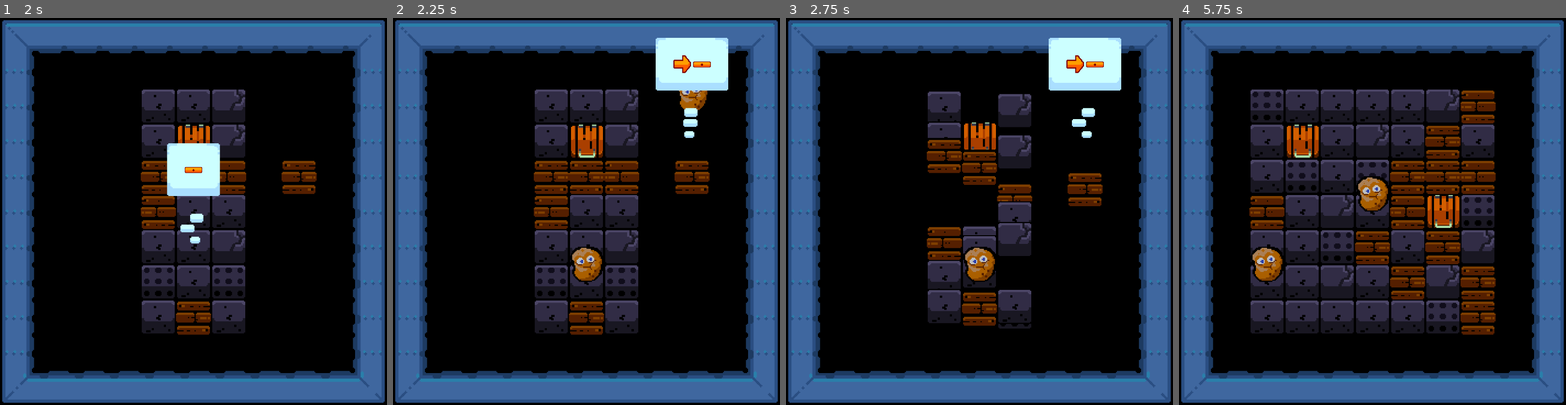
Above: before the commit, frames 1-4 (left to right).
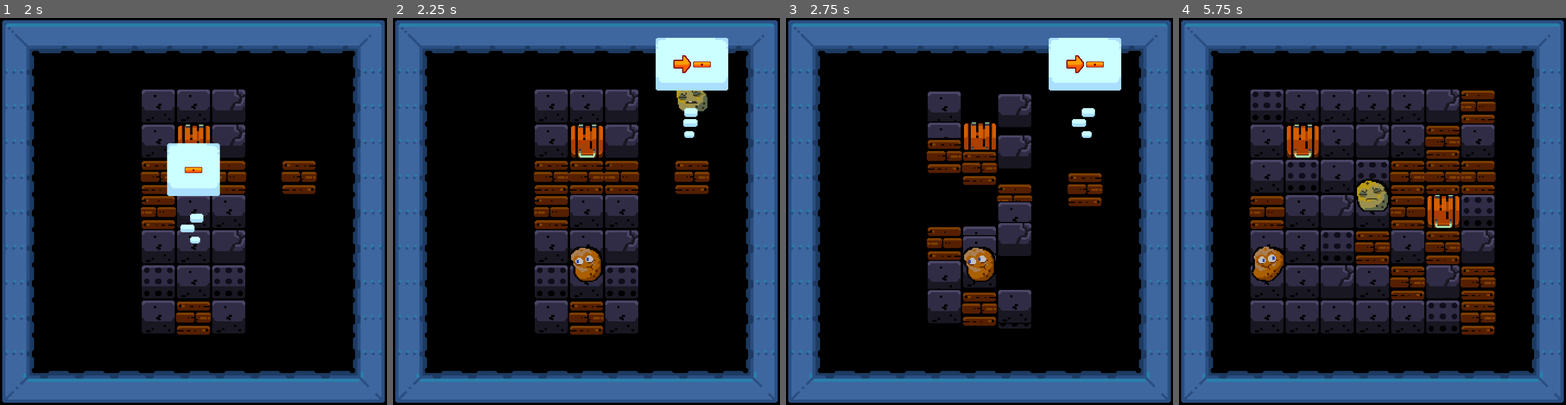
Above: after the commit, the same moments.

Repository: bitwise-aiden/gmtk-2025
Game: Godot game, scene res://scenes/level.tscn
Two runs of this game, one before a commit and one after it. Both use one fixed random seed, a clock stepped at 60 frames per second and the inputs below.
Inputs (mouse positions are in pixels of both pictures, inside the frame that each line leads up to):
- Up to frame 1 (2 s): tap Enter (ui_accept) at 0.5, 0.77, 1.52 s; move the mouse to (278, 192) at 0.52 s; hold Right (right) 0.53-1.28 s; tap Space (noop) at 0.6 s; move the mouse to (193, 265) at 1.27 s; hold Down (down) from 1.28 s (still down); tap Backspace (undo) at 1.35 s
- Up to frame 2 (2.25 s): move the mouse to (690, 157) at 2.02 s; release Down (down) at 2.03 s; hold Right (right) from 2.03 s (still down); tap Space (noop) at 2.1 s
- Up to frame 3 (2.75 s): keep holding Right (right)
- Up to frame 4 (5.75 s): move the mouse to (1353, 288) at 2.77 s; release Right (right) at 2.78 s; hold Up (up) 2.78-3.53 s; tap Backspace (undo) at 2.85, 4.35 s; tap Enter (ui_accept) at 3.02, 3.77, 4.52 s; move the mouse to (1302, 265) at 3.52 s; hold Left (left) 3.53-5.03 s; tap Space (noop) at 3.6, 5.1 s; move the mouse to (1372, 192) at 4.27 s; move the mouse to (1391, 211) at 5.02 s; hold Down (down) from 5.03 s (still down)

Frame 1 is identical in both runs. In frame 2, 0.6% of the frame differs, in the area x 45-82%, y 18-69%; in frame 3, 0.2%; in frame 4, 1.0%, in the area x 18-55%, y 40-69%.

Commit message:
Add animations

Diff:
--- a/scenes/character/character.gd
+++ b/scenes/character/character.gd
@@ -17,6 +17,10 @@
 	Vector2i.ZERO,
 ]
 
+# Private static
+
+static var id : int
+
 
 # Public variables
 
@@ -25,7 +29,7 @@
 
 # Private variables
 
-@onready var __sprite : Sprite2D = $sprite
+@onready var __sprite : AnimatedSprite2D = $animated_sprite
 
 @onready var __area : Area2D = $area
 var __mouse_over : bool
@@ -43,6 +47,10 @@
 	_ignore = __area.mouse_exited.connect(__mouse_interacted.bind(false))
 
 	__speech_bubble.update_moves(__moves)
+
+	var animations : Array[String] = ["a", "b"]
+	__sprite.play(animations[id % 2])
+	id += 1
 
 
 func _process(
--- a/scenes/character/character.tscn
+++ b/scenes/character/character.tscn
@@ -1,8 +1,233 @@
-[gd_scene load_steps=5 format=3 uid="uid://byx2xua8i7t5p"]
+[gd_scene load_steps=38 format=3 uid="uid://byx2xua8i7t5p"]
 
 [ext_resource type="Script" uid="uid://7utl15bgxsci" path="res://scenes/character/character.gd" id="1_rkhd4"]
 [ext_resource type="Texture2D" uid="uid://bdysjoqalqbbe" path="res://assets/playertato1.png" id="2_rkhd4"]
 [ext_resource type="PackedScene" uid="uid://d057l5s0phrpj" path="res://scenes/character/speech_bubble/speech_bubble.tscn" id="3_lrhn5"]
+[ext_resource type="Texture2D" uid="uid://gj8c200ke1mk" path="res://assets/playertato1_idle-sheet.png" id="4_f8hpl"]
+[ext_resource type="Texture2D" uid="uid://c8a2c713rgnyc" path="res://assets/playertato2-sheet.png" id="5_7ex5l"]
+
+[sub_resource type="AtlasTexture" id="AtlasTexture_bix7t"]
+atlas = ExtResource("4_f8hpl")
+region = Rect2(0, 0, 32, 32)
+
+[sub_resource type="AtlasTexture" id="AtlasTexture_bblvu"]
+atlas = ExtResource("4_f8hpl")
+region = Rect2(32, 0, 32, 32)
+
+[sub_resource type="AtlasTexture" id="AtlasTexture_q52vl"]
+atlas = ExtResource("4_f8hpl")
+region = Rect2(64, 0, 32, 32)
+
+[sub_resource type="AtlasTexture" id="AtlasTexture_l884r"]
+atlas = ExtResource("4_f8hpl")
+region = Rect2(96, 0, 32, 32)
+
+[sub_resource type="AtlasTexture" id="AtlasTexture_0rlhq"]
+atlas = ExtResource("4_f8hpl")
+region = Rect2(128, 0, 32, 32)
+
+[sub_resource type="AtlasTexture" id="AtlasTexture_oe6dy"]
+atlas = ExtResource("4_f8hpl")
+region = Rect2(160, 0, 32, 32)
+
+[sub_resource type="AtlasTexture" id="AtlasTexture_cuvpk"]
+atlas = ExtResource("4_f8hpl")
+region = Rect2(192, 0, 32, 32)
+
+[sub_resource type="AtlasTexture" id="AtlasTexture_rvcjf"]
+atlas = ExtResource("4_f8hpl")
+region = Rect2(224, 0, 32, 32)
+
+[sub_resource type="AtlasTexture" id="AtlasTexture_1pheb"]
+atlas = ExtResource("4_f8hpl")
+region = Rect2(256, 0, 32, 32)
+
+[sub_resource type="AtlasTexture" id="AtlasTexture_h1xxs"]
+atlas = ExtResource("4_f8hpl")
+region = Rect2(288, 0, 32, 32)
+
+[sub_resource type="AtlasTexture" id="AtlasTexture_maja8"]
+atlas = ExtResource("4_f8hpl")
+region = Rect2(320, 0, 32, 32)
+
+[sub_resource type="AtlasTexture" id="AtlasTexture_btfbg"]
+atlas = ExtResource("4_f8hpl")
+region = Rect2(352, 0, 32, 32)
+
+[sub_resource type="AtlasTexture" id="AtlasTexture_jghgk"]
+atlas = ExtResource("4_f8hpl")
+region = Rect2(384, 0, 32, 32)
+
+[sub_resource type="AtlasTexture" id="AtlasTexture_4qkus"]
+atlas = ExtResource("4_f8hpl")
+region = Rect2(416, 0, 32, 32)
+
+[sub_resource type="AtlasTexture" id="AtlasTexture_f6x4b"]
+atlas = ExtResource("4_f8hpl")
+region = Rect2(448, 0, 32, 32)
+
+[sub_resource type="AtlasTexture" id="AtlasTexture_dqlfo"]
+atlas = ExtResource("4_f8hpl")
+region = Rect2(480, 0, 32, 32)
+
+[sub_resource type="AtlasTexture" id="AtlasTexture_i8rw3"]
+atlas = ExtResource("5_7ex5l")
+region = Rect2(0, 0, 32, 32)
+
+[sub_resource type="AtlasTexture" id="AtlasTexture_wakg3"]
+atlas = ExtResource("5_7ex5l")
+region = Rect2(32, 0, 32, 32)
+
+[sub_resource type="AtlasTexture" id="AtlasTexture_yyohv"]
+atlas = ExtResource("5_7ex5l")
+region = Rect2(64, 0, 32, 32)
+
+[sub_resource type="AtlasTexture" id="AtlasTexture_teuh6"]
+atlas = ExtResource("5_7ex5l")
+region = Rect2(96, 0, 32, 32)
+
+[sub_resource type="AtlasTexture" id="AtlasTexture_6p5km"]
+atlas = ExtResource("5_7ex5l")
+region = Rect2(128, 0, 32, 32)
+
+[sub_resource type="AtlasTexture" id="AtlasTexture_00mel"]
+atlas = ExtResource("5_7ex5l")
+region = Rect2(160, 0, 32, 32)
+
+[sub_resource type="AtlasTexture" id="AtlasTexture_l3jx2"]
+atlas = ExtResource("5_7ex5l")
+region = Rect2(192, 0, 32, 32)
+
+[sub_resource type="AtlasTexture" id="AtlasTexture_g7fnn"]
+atlas = ExtResource("5_7ex5l")
+region = Rect2(224, 0, 32, 32)
+
+[sub_resource type="AtlasTexture" id="AtlasTexture_vrprh"]
+atlas = ExtResource("5_7ex5l")
+region = Rect2(256, 0, 32, 32)
+
+[sub_resource type="AtlasTexture" id="AtlasTexture_qjfel"]
+atlas = ExtResource("5_7ex5l")
+region = Rect2(288, 0, 32, 32)
+
+[sub_resource type="AtlasTexture" id="AtlasTexture_fpes7"]
+atlas = ExtResource("5_7ex5l")
+region = Rect2(320, 0, 32, 32)
+
+[sub_resource type="AtlasTexture" id="AtlasTexture_m8ag5"]
+atlas = ExtResource("5_7ex5l")
+region = Rect2(352, 0, 32, 32)
+
+[sub_resource type="AtlasTexture" id="AtlasTexture_0fyol"]
+atlas = ExtResource("5_7ex5l")
+region = Rect2(384, 0, 32, 32)
+
+[sub_resource type="AtlasTexture" id="AtlasTexture_ulpqd"]
+atlas = ExtResource("5_7ex5l")
+region = Rect2(416, 0, 32, 32)
+
+[sub_resource type="SpriteFrames" id="SpriteFrames_7p6qn"]
+animations = [{
+"frames": [{
+"duration": 1.0,
+"texture": SubResource("AtlasTexture_bix7t")
+}, {
+"duration": 1.0,
+"texture": SubResource("AtlasTexture_bblvu")
+}, {
+"duration": 1.0,
+"texture": SubResource("AtlasTexture_q52vl")
+}, {
+"duration": 1.0,
+"texture": SubResource("AtlasTexture_l884r")
+}, {
+"duration": 1.0,
+"texture": SubResource("AtlasTexture_0rlhq")
+}, {
+"duration": 1.0,
+"texture": SubResource("AtlasTexture_oe6dy")
+}, {
+"duration": 1.0,
+"texture": SubResource("AtlasTexture_cuvpk")
+}, {
+"duration": 1.0,
+"texture": SubResource("AtlasTexture_rvcjf")
+}, {
+"duration": 1.0,
+"texture": SubResource("AtlasTexture_1pheb")
+}, {
+"duration": 1.0,
+"texture": SubResource("AtlasTexture_h1xxs")
+}, {
+"duration": 1.0,
+"texture": SubResource("AtlasTexture_maja8")
+}, {
+"duration": 1.0,
+"texture": SubResource("AtlasTexture_btfbg")
+}, {
+"duration": 1.0,
+"texture": SubResource("AtlasTexture_jghgk")
+}, {
+"duration": 1.0,
+"texture": SubResource("AtlasTexture_4qkus")
+}, {
+"duration": 1.0,
+"texture": SubResource("AtlasTexture_f6x4b")
+}, {
+"duration": 1.0,
+"texture": SubResource("AtlasTexture_dqlfo")
+}],
+"loop": true,
+"name": &"a",
+"speed": 5.0
+}, {
+"frames": [{
+"duration": 1.0,
+"texture": SubResource("AtlasTexture_i8rw3")
+}, {
+"duration": 1.0,
+"texture": SubResource("AtlasTexture_wakg3")
+}, {
+"duration": 1.0,
+"texture": SubResource("AtlasTexture_yyohv")
+}, {
+"duration": 1.0,
+"texture": SubResource("AtlasTexture_teuh6")
+}, {
+"duration": 1.0,
+"texture": SubResource("AtlasTexture_6p5km")
+}, {
+"duration": 1.0,
+"texture": SubResource("AtlasTexture_00mel")
+}, {
+"duration": 1.0,
+"texture": SubResource("AtlasTexture_l3jx2")
+}, {
+"duration": 1.0,
+"texture": SubResource("AtlasTexture_g7fnn")
+}, {
+"duration": 1.0,
+"texture": SubResource("AtlasTexture_vrprh")
+}, {
+"duration": 1.0,
+"texture": SubResource("AtlasTexture_qjfel")
+}, {
+"duration": 1.0,
+"texture": SubResource("AtlasTexture_fpes7")
+}, {
+"duration": 1.0,
+"texture": SubResource("AtlasTexture_m8ag5")
+}, {
+"duration": 1.0,
+"texture": SubResource("AtlasTexture_0fyol")
+}, {
+"duration": 1.0,
+"texture": SubResource("AtlasTexture_ulpqd")
+}],
+"loop": true,
+"name": &"b",
+"speed": 5.0
+}]
 
 [sub_resource type="RectangleShape2D" id="RectangleShape2D_pjt0s"]
 size = Vector2(32, 32)
@@ -10,7 +235,13 @@
 [node name="character" type="Node2D"]
 script = ExtResource("1_rkhd4")
 
+[node name="animated_sprite" type="AnimatedSprite2D" parent="."]
+sprite_frames = SubResource("SpriteFrames_7p6qn")
+animation = &"a"
+offset = Vector2(0, -16)
+
 [node name="sprite" type="Sprite2D" parent="."]
+visible = false
 texture = ExtResource("2_rkhd4")
 offset = Vector2(0, -16)
 
